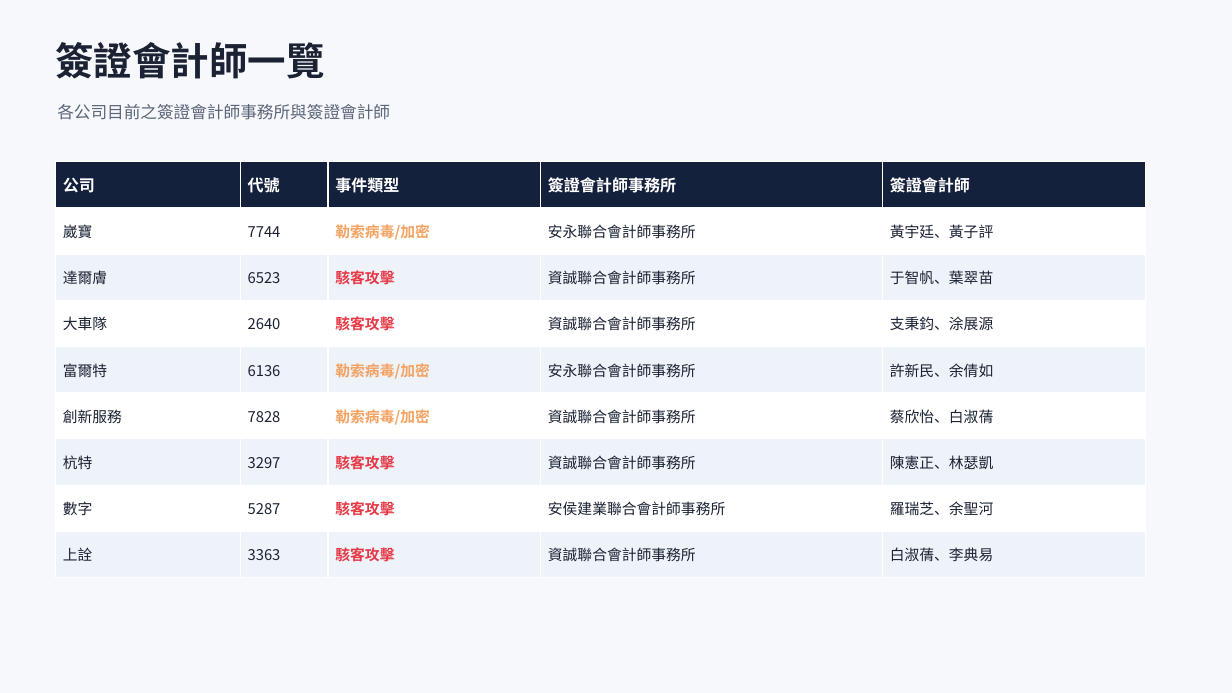
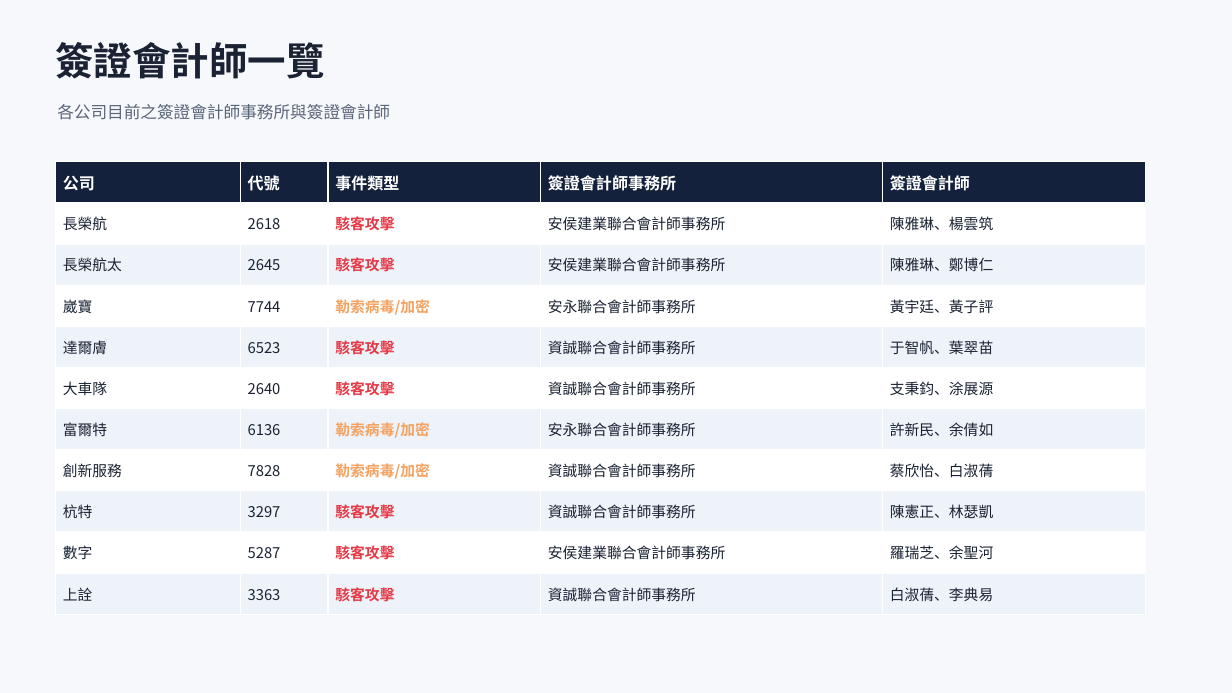
Before and after one commit to Johnnylin77/mops-isec-monitor, a slide deck: slide 4 of 資安事件因應分析.pptx. Drawn at 1232x693 pixels with LibreOffice and Linux fonts; fonts in the diff are those of the drawing. Boxes give left, top, right and bottom in pixels: in the first picture for what was removed or moved away, otherwise in the second. Text is boxed around its words. In the diff, an @@ line names an element or a change of style, - is before the commit and + after.

```diff
--- a/資安事件因應分析.pptx
+++ b/資安事件因應分析.pptx
@@ table at (55, 162, 1146, 615) @@
+row 2: 長榮航 | 2618 | 駭客攻擊 | 安侯建業聯合會計師事務所 | 陳雅琳、楊雲筑
+row 3: 長榮航太 | 2645 | 駭客攻擊 | 安侯建業聯合會計師事務所 | 陳雅琳、鄭博仁
```
Also in this commit, not shown: 5 other slides changed, 1 slide added, 2 other files.
